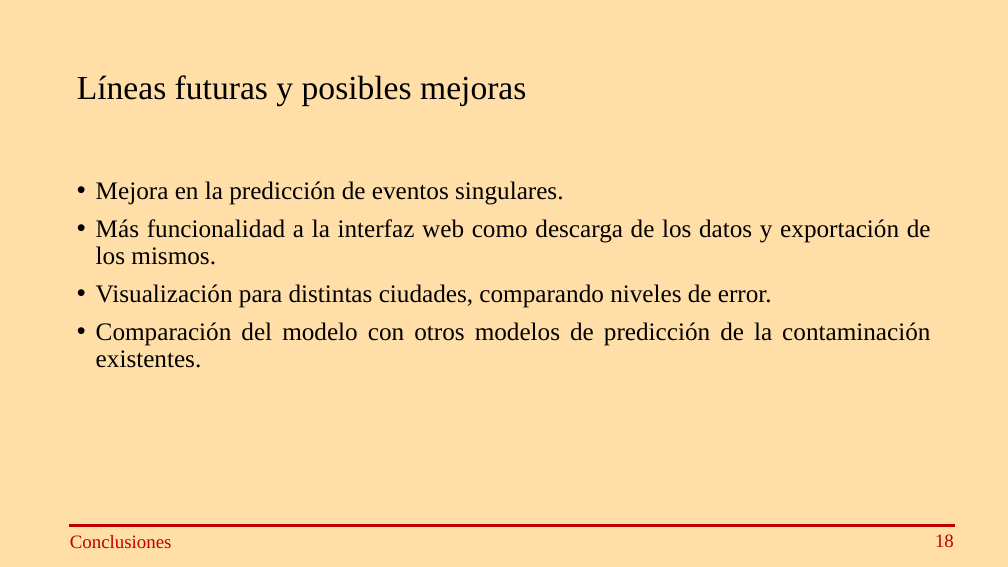
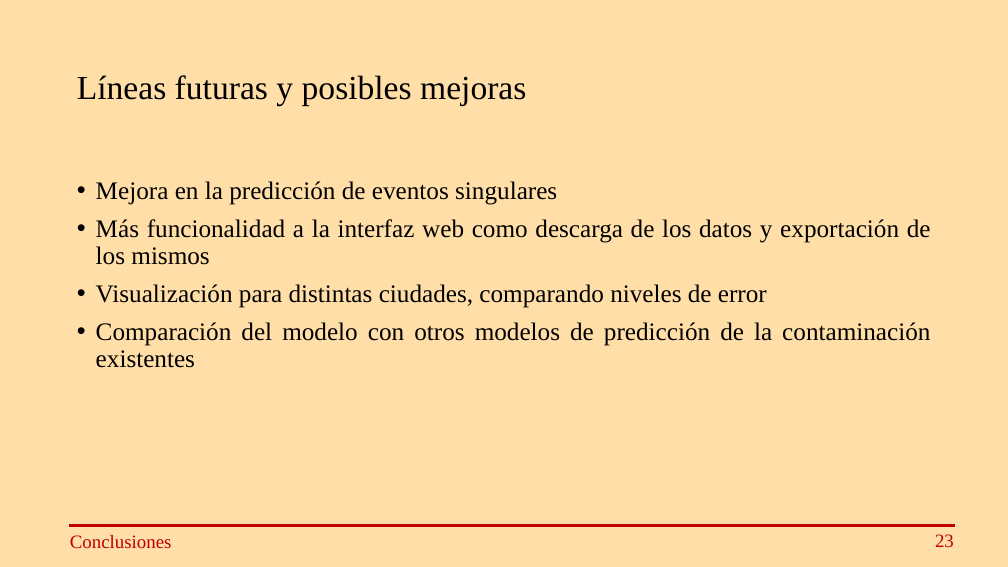
Before and after one commit to IsmaelMira/TFG, a slide deck: slide 25 of PresentacionTFG.pptx (slide 20 before the commit). Drawn at 1008x567 pixels with LibreOffice and Linux fonts; fonts in the diff are those of the drawing. Boxes give left, top, right and bottom in pixels: in the first picture for what was removed or moved away, otherwise in the second. Text is boxed around its words. In the diff, an @@ line names an element or a change of style, - is before the commit and + after.

```diff
--- a/PresentacionTFG.pptx
+++ b/PresentacionTFG.pptx
@@ text at <box>96,181,931,368</box>: text changed @@
-• Mejora en la predicción de eventos singulares.
-• Más funcionalidad a la interfaz web como descarga de los datos y exportación de los mismos.
-• Visualización para distintas ciudades, comparando niveles de error.
-• Comparación del modelo con otros modelos de predicción de la contaminación existentes.
+• Mejora en la predicción de eventos singulares
+• Más funcionalidad a la interfaz web como descarga de los datos y exportación de los mismos
+• Visualización para distintas ciudades, comparando niveles de error
+• Comparación del modelo con otros modelos de predicción de la contaminación existentes
@@ text at <box>935,534,954,547</box>: text changed @@
-18
+23
```
Also in this commit, not shown: 18 other slides changed, 5 slides added, 4 other files.
